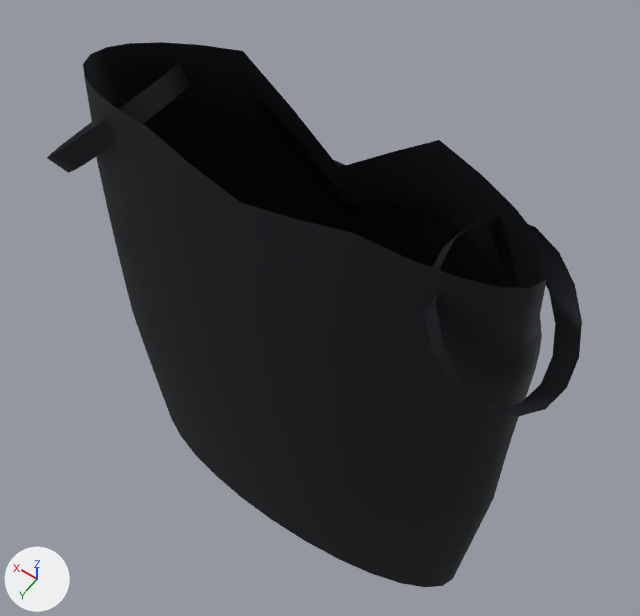
The glTF model frontend/public/garments/top-sleeveless/model.glb: old version first, new version second.
Camera for both pictures: a 50 mm lens placed at (-0.302, 0.389, 0.652), pointed at (0.004, -0.04, -0.021). Lighting does not change. The marker at lower left points along +X, +Y and +Z. The first picture is the older version. Where no turn or scale is listed for an object, it has been applied to the vertices.

The first picture shows 'left_sleeve', 'right_sleeve', 'torso'.
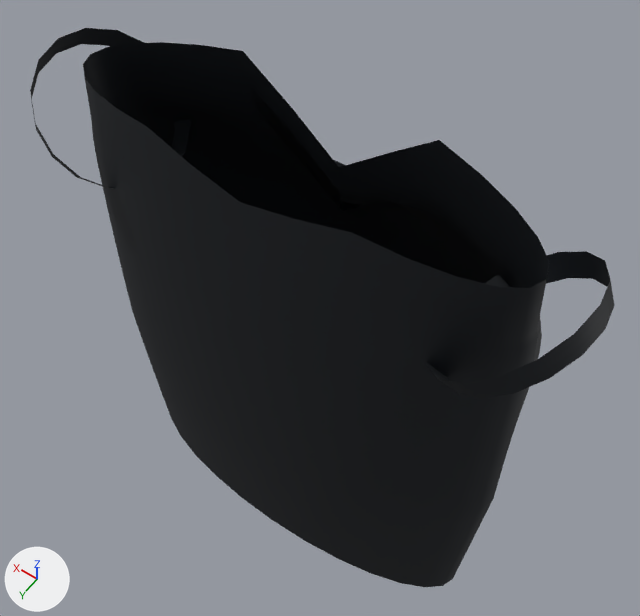
Location of each change, (x1, y1, x2, y2) in pixels of the pictures (640 x 616 px):
```json
{"object": "right_sleeve", "change": "turned", "before": [424, 216, 582, 416], "after": [426, 251, 614, 399]}
{"object": "left_sleeve", "change": "turned", "before": [47, 63, 190, 173], "after": [30, 28, 191, 189]}
```

Scene script edits in JSON lines:
```json
{"op": "set", "path": "ob_left_sleeve.rotation_euler", "old": "(0.0, 0.748, 0.0)", "new": "(0.0, -0.748, 0.0)", "note": "degrees (0, 43, 0) -> degrees (0, -43, 0)"}
{"op": "set", "path": "ob_right_sleeve.rotation_euler", "old": "(0.0, -0.748, 0.0)", "new": "(0.0, 0.748, 0.0)", "note": "degrees (0, -43, 0) -> degrees (0, 43, 0)"}
```
